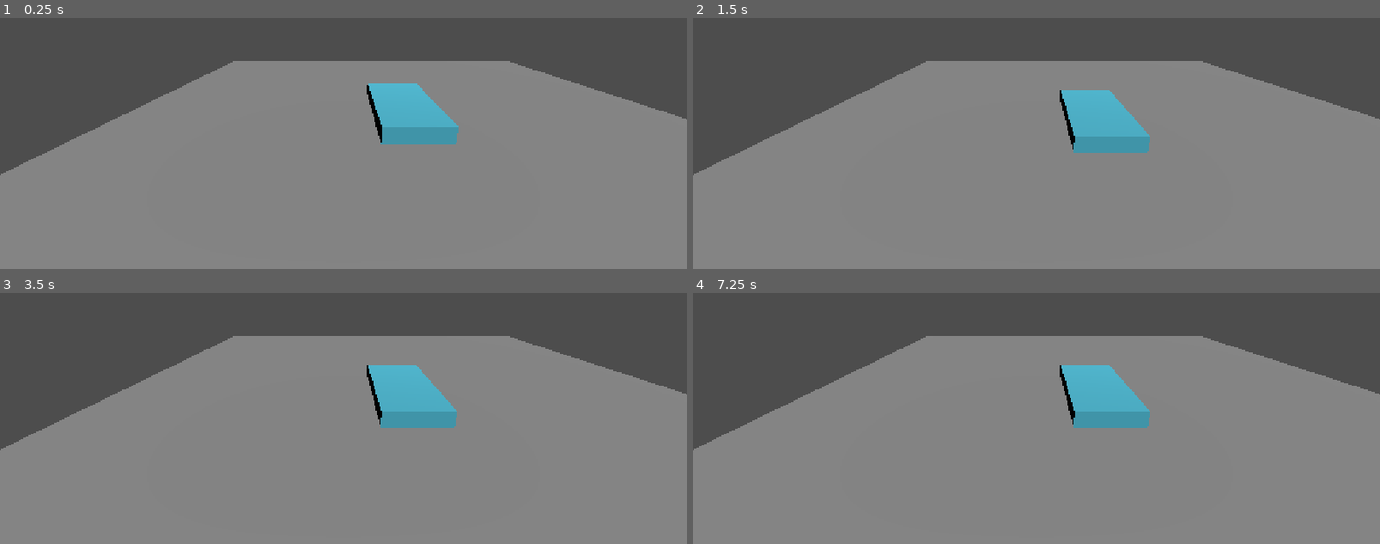
Above: before the commit, frames 1-4 (two rows, left to right).
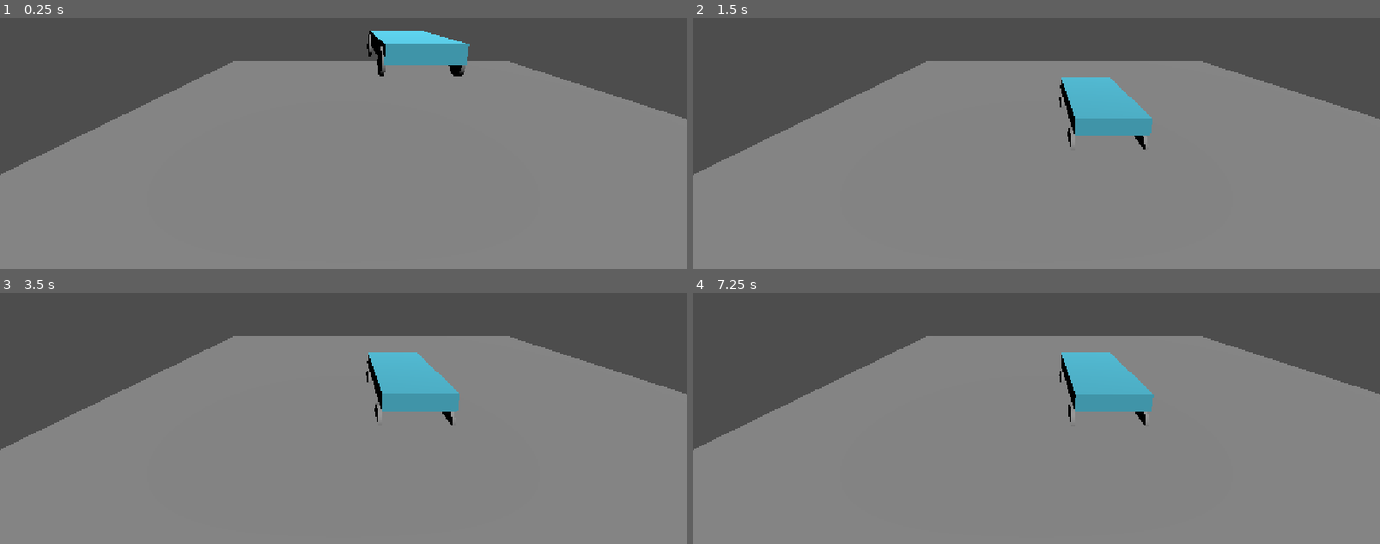
Above: after the commit, the same moments.

Repository: makiladamsuka/Racing
Game: Godot game, scene res://world.tscn
Two runs of this game, one before a commit and one after it. Both use one fixed random seed, a clock stepped at 60 frames per second and the inputs below.
Inputs:
- Up to frame 1 (0.25 s): no input
- Up to frame 2 (1.5 s): tap Enter at 1.25 s
- Up to frame 3 (3.5 s): tap Space at 2 s; tap Enter at 2.75 s
- Up to frame 4 (7.25 s): tap Space at 3.5, 5 s; tap Enter at 4.25 s

The runs differ from the first frame. In frame 1, 4.4% of the frame differs, in the area x 53-69%, y 5-51%; in frame 2, 2.4%; in frame 3, 2.4%; in frame 4, 2.4%.

Commit message:
Add car wheel suspension setup
Co-authored-by: Copilot <223556219+Copilot@users.noreply.github.com>

Diff:
--- /dev/null
+++ b/RayCast_Wheel.gd
@@ -0,0 +1,11 @@
+extends MeshInstance3D
+
+
+# Called when the node enters the scene tree for the first time.
+func _ready() -> void:
+	pass # Replace with function body.
+
+
+# Called every frame. 'delta' is the elapsed time since the previous frame.
+func _process(delta: float) -> void:
+	pass
--- a/car.gd
+++ b/car.gd
@@ -3,22 +3,42 @@
 @export var wheels: Array[RayCast3D]
 @export var spring_strength := 100.0
 @export var spring_damping := 2.0
-@export var rest_dist := 0.5
+@export var rest_dist := 1
+
+var wheel_radius = 0.4
+
 
 
 func _physics_process(delta: float) -> void:
 	for wheel in wheels:
 		_do_single_wheel_suspension(wheel)
 
+
+func _get_point_velocity(point: Vector3) -> Vector3:
+	return linear_velocity + angular_velocity.cross(point - global_position)
 func _do_single_wheel_suspension(suspension_ray: RayCast3D) -> void:
 	if suspension_ray.is_colliding():
+		suspension_ray.target_position.y = -(rest_dist +wheel_radius)
 		var contact := suspension_ray.get_collision_point()
 		var springup_dir := suspension_ray.global_transform.basis.y
 		var spring_length := suspension_ray.global_position.distance_to(contact)
 		var offset := rest_dist - spring_length
 
-		var spring_force = spring_strength * offset
-		var force_vector = springup_dir * spring_force
+		var wheel_visual := suspension_ray.get_child(0) as Node3D
+		if wheel_visual == null:
+			push_error("Each suspension ray must have a Node3D wheel visual child.")
+			return
 
+		wheel_visual.position.y = -spring_length
+
+		var spring_force := spring_strength * offset
+
+
+		var world_vel := _get_point_velocity(contact)
+		var relative_vel := springup_dir.dot(world_vel)
+		var spring_damping_force := spring_force * relative_vel
+
+
+		var force_vector := springup_dir * (spring_force - spring_damping_force)
 		var force_pos_offset := contact - global_position
 		apply_force(force_vector, force_pos_offset)
--- a/world.tscn
+++ b/world.tscn
@@ -12,15 +12,17 @@
 [sub_resource type="BoxShape3D" id="BoxShape3D_3uj75"]
 size = Vector3(2, 0.5, 4)
 
+[sub_resource type="CylinderMesh" id="CylinderMesh_261b6"]
+top_radius = 0.4
+bottom_radius = 0.4
+height = 0.1
+
 [node name="World" type="Node3D" unique_id=1858935699]
 
 [node name="Car" type="RigidBody3D" parent="." unique_id=1256901036 node_paths=PackedStringArray("wheels")]
-transform = Transform3D(1, 0, 0, 0, 1, 0, 0, 0, 1, 0, 1.1965451, 0)
+transform = Transform3D(1, 0, 0, 0, 1, 0, 0, 0, 1, 0, 3.1965451, 0)
 script = ExtResource("1_f3sb7")
 wheels = [NodePath("Wheelfr"), NodePath("Wheelfl"), NodePath("Wheelbl"), NodePath("Wheelbr")]
-spring_strength = 50.0
-spring_damping = 1.0
-rest_dist = 0.0
 
 [node name="MeshInstance3D" type="MeshInstance3D" parent="Car" unique_id=282201647]
 mesh = SubResource("BoxMesh_3uj75")
@@ -31,14 +33,30 @@
 [node name="Wheelfr" type="RayCast3D" parent="Car" unique_id=633113053]
 transform = Transform3D(1, 0, 0, 0, 1, 0, 0, 0, 1, -1, 0.22556031, 1.4763503)
 
+[node name="Wheel" type="MeshInstance3D" parent="Car/Wheelfr" unique_id=667189576]
+transform = Transform3D(-4.371139e-08, -1, 0, 1, -4.371139e-08, 0, 0, 0, 1, 0, -0.5, 0)
+mesh = SubResource("CylinderMesh_261b6")
+
 [node name="Wheelfl" type="RayCast3D" parent="Car" unique_id=997789695]
 transform = Transform3D(1, 0, 0, 0, 1, 0, 0, 0, 1, 1, 0.22556031, 1.4763503)
+
+[node name="MeshInstance3D" type="MeshInstance3D" parent="Car/Wheelfl" unique_id=1531611815]
+transform = Transform3D(-4.371139e-08, -1, 0, 1, -4.371139e-08, 0, 0, 0, 1, 0, -0.5, 0)
+mesh = SubResource("CylinderMesh_261b6")
 
 [node name="Wheelbl" type="RayCast3D" parent="Car" unique_id=377414347]
 transform = Transform3D(1, 0, 0, 0, 1, 0, 0, 0, 1, 1, 0.22556031, -1.5236497)
 
+[node name="MeshInstance3D" type="MeshInstance3D" parent="Car/Wheelbl" unique_id=1462366814]
+transform = Transform3D(-4.371139e-08, -1, 0, 1, -4.371139e-08, 0, 0, 0, 1, 0, -0.5, 0)
+mesh = SubResource("CylinderMesh_261b6")
+
 [node name="Wheelbr" type="RayCast3D" parent="Car" unique_id=1348435899]
 transform = Transform3D(1, 0, 0, 0, 1, 0, 0, 0, 1, -1, 0.22556031, -1.5236497)
+
+[node name="MeshInstance3D" type="MeshInstance3D" parent="Car/Wheelbr" unique_id=809334166]
+transform = Transform3D(-4.371139e-08, -1, 0, 1, -4.371139e-08, 0, 0, 0, 1, 0, -0.5, 0)
+mesh = SubResource("CylinderMesh_261b6")
 
 [node name="Track" type="CSGBox3D" parent="." unique_id=1394067613]
 use_collision = true
Not shown, added: RayCast_Wheel.gd.uid
